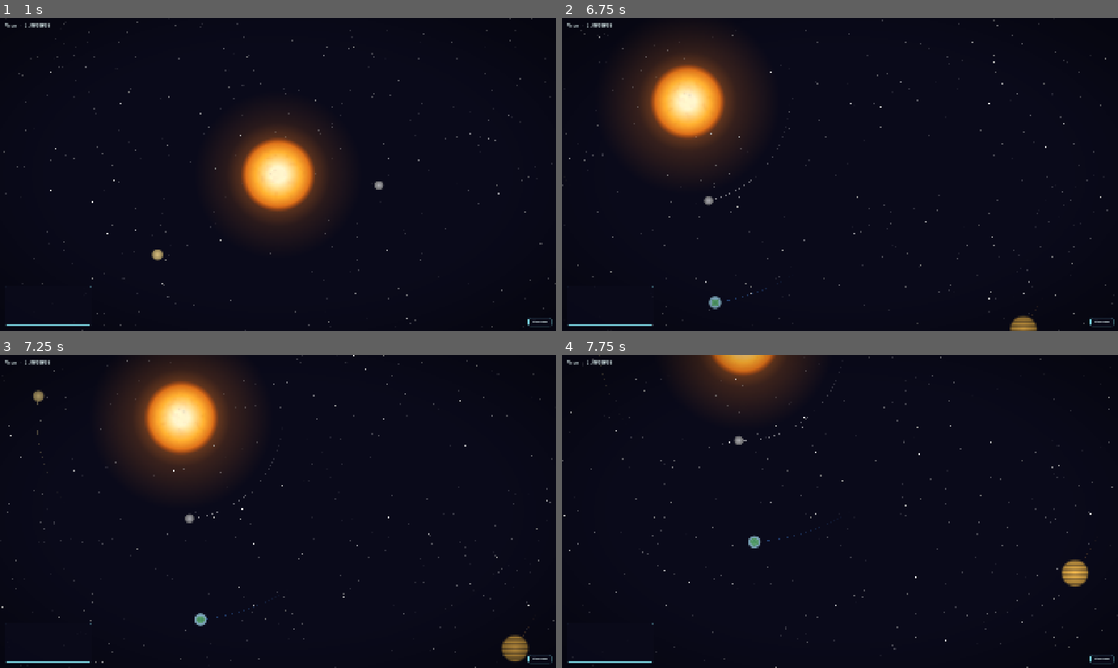
Above: before the commit, frames 1-4 (two rows, left to right).
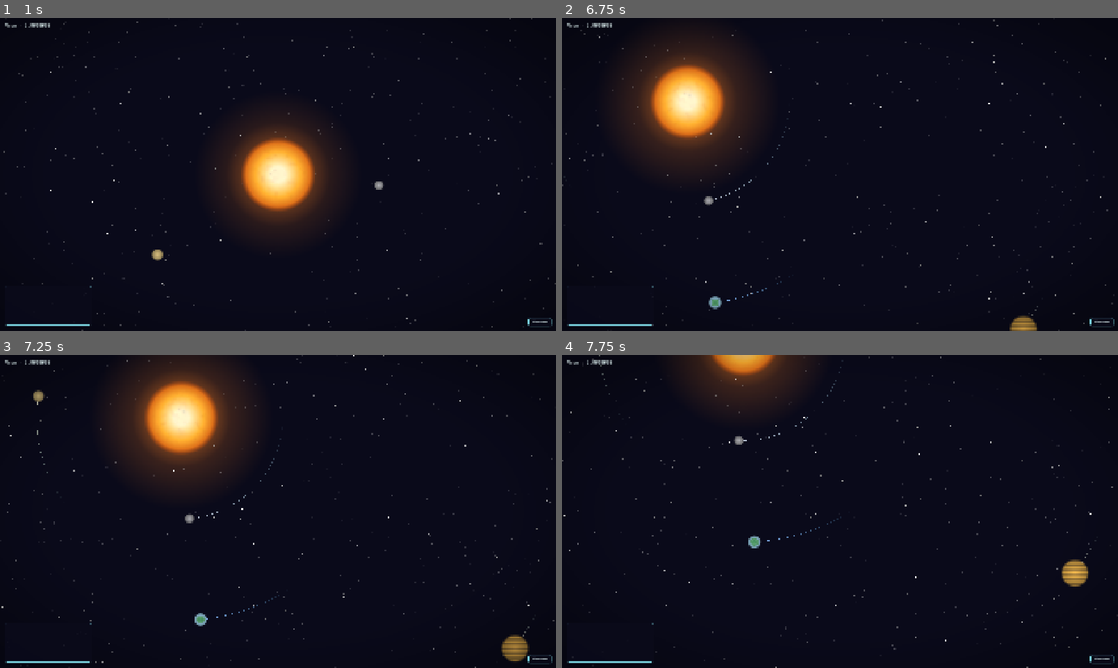
Above: after the commit, the same moments.

Repository: avantgardian/godot-space-idle
Game: Godot game, scene res://scenes/main_menu.tscn
Same seed, same stepped clock (60 frames per second), same inputs: the game is played once before the commit and once after it.
Inputs (mouse positions are in pixels of both pictures, inside the frame that each line leads up to):
- Up to frame 1 (1 s): click "New Game - Sandbox" at 0.5 s
- Up to frame 2 (6.75 s): click "Pause" at 1.25 s; click "Play" at 2 s; move the mouse to (962, 158) at 2.77 s; hold Right (ui_right) 2.78-3.5 s; tap L at 2.85, 4.35, 5.85 s; click (962, 158) at 2.92 s; drag from (728, 190) to (812, 237) at 3.52 s; move the mouse to (895, 105) at 4.27 s; hold Right (ui_right) 4.28-5 s; drag from (812, 237) to (673, 127) at 5.02 s; move the mouse to (1006, 221) at 5.77 s; hold Left (ui_left) 5.78-6.5 s; drag from (673, 127) to (756, 96) at 6.52 s
- Up to frame 3 (7.25 s): no input
- Up to frame 4 (7.75 s): move the mouse to (867, 511) at 7.27 s; hold Down (ui_down) from 7.28 s (still down); tap L at 7.35 s; click (867, 511) at 7.42 s

Frame 1 is identical in both runs. In frame 2, less than 0.1% of the frame differs, in the area x 27-86%, y 40-96%; in frame 3, less than 0.1%, in the area x 6-96%, y 14-90%; in frame 4, less than 0.1%.

Commit message:
Apply TRON design language to orbit trails (#85)
- trail_component.gd: additive CanvasItemMaterial + round joints/caps
- draw_utils.gd: new trail_head/trail_tail helpers tint TronPalette
  HULL_BRIGHT/HULL_LINE toward each planet's identity color
- orbital_body.gd: setup_trail(color) derives gradient via DrawUtils
- main.gd: call site passes planet.planet_color
- mercury/venus/earth/mars/jupiter/saturn/uranus/neptune: drop the
  obsolete @export trail_color0/trail_color1
- asteroid.gd: trail shifted to TronPalette.ACCENT (orange family)

Diff:
--- a/scripts/asteroid.gd
+++ b/scripts/asteroid.gd
@@ -1,6 +1,7 @@
 class_name Asteroid
 extends Node2D
 
+const PAL := preload("res://scripts/tron_palette.gd")
 const PLANET_GRAVITY_SCALE: float = 5.0
 const PLANET_MASS_EXPONENT: float = 0.3
 const PLANET_SOFTENING: float = 150.0
@@ -37,7 +38,11 @@
 func _ready():
 	_generate_texture()
 	_trail_component = _TRAIL.new()
-	_trail_component.setup(Color(1.0, 0.2, 0.05, 0.0), Color(1.0, 0.2, 0.05, 0.5), 1.0, 600)
+	var accent := PAL.ACCENT
+	_trail_component.setup(
+		Color(accent.r, accent.g, accent.b, 0.0),
+		Color(accent.r, accent.g, accent.b, 0.5),
+		1.0, 600)
 	add_child(_trail_component)
 
 func _generate_texture():
--- a/scripts/draw_utils.gd
+++ b/scripts/draw_utils.gd
@@ -1,5 +1,7 @@
 class_name DrawUtils
 extends RefCounted
+
+const PAL := preload("res://scripts/tron_palette.gd")
 
 # ---------------------------------------------------------------------------
 # TRON neon rendering helpers. Pure-draw utilities; callers own state
@@ -19,6 +21,16 @@
 
 # Default per-arc sampling resolution. Higher = smoother curved strokes.
 const ARC_RESOLUTION := 18
+
+# Orbit trail tint + alpha tuning (issue #85).
+# 2-stop cyan gradient: head = HULL_BRIGHT tinted toward the planet's
+# identity color (gradient stop 1, the newest end of the trail); tail =
+# HULL_LINE tinted toward identity with low alpha (stop 0, oldest end).
+# All trails render with additive blending (configured by TrailComponent).
+const TRAIL_HEAD_TINT  := 0.55
+const TRAIL_HEAD_ALPHA := 0.85
+const TRAIL_TAIL_TINT  := 0.35
+const TRAIL_TAIL_ALPHA := 0.0
 
 
 # 3-stroke neon passage. Pass any closed or open polyline; if you want a
@@ -109,3 +121,30 @@
 # for applying a pulsate_factor to a base TronPalette color.
 static func modulate_alpha(c: Color, factor: float) -> Color:
 	return Color(c.r, c.g, c.b, c.a * factor)
+
+
+# ---------------------------------------------------------------------------
+# Orbit trail color helpers (issue #85).
+# Trails use a 2-stop cyan gradient drawn from TronPalette tokens. To keep
+# planets visually distinguishable, the head and tail colors are a lerp from
+# the canonical TRON cyan toward the planet's identity color.
+# Head = HULL_BRIGHT tinted up to 55% toward planet_color (bright, drawn at
+# gradient stop 1 — the newest end of the trail). Tail = HULL_LINE tinted
+# 35% toward planet_color with low alpha (gradient stop 0 — the oldest end,
+# fades away). All trails render with additive blending (set up by
+# TrailComponent), so head brightness stacks against the near-black BG.
+static func trail_head(planet_color: Color) -> Color:
+	return Color(
+		lerpf(PAL.HULL_BRIGHT.r, planet_color.r, TRAIL_HEAD_TINT),
+		lerpf(PAL.HULL_BRIGHT.g, planet_color.g, TRAIL_HEAD_TINT),
+		lerpf(PAL.HULL_BRIGHT.b, planet_color.b, TRAIL_HEAD_TINT),
+		TRAIL_HEAD_ALPHA
+	)
+
+static func trail_tail(planet_color: Color) -> Color:
+	return Color(
+		lerpf(PAL.HULL_LINE.r, planet_color.r, TRAIL_TAIL_TINT),
+		lerpf(PAL.HULL_LINE.g, planet_color.g, TRAIL_TAIL_TINT),
+		lerpf(PAL.HULL_LINE.b, planet_color.b, TRAIL_TAIL_TINT),
+		TRAIL_TAIL_ALPHA
+	)
--- a/scripts/earth.gd
+++ b/scripts/earth.gd
@@ -2,8 +2,6 @@
 
 var planet_name: String = "Earth"
 var planet_color: Color = Color(0.3, 0.6, 1.0)
-@export var trail_color0: Color = Color(0.3, 0.6, 1.0, 0.0)
-@export var trail_color1: Color = Color(0.3, 0.6, 1.0, 0.4)
 @export var collision_flash: float = 1.0
 @export var collision_ring_color: Color = Color(0.3, 0.7, 1.0, 0.7)
 @export var collision_ring_width: float = 3.5
--- a/scripts/jupiter.gd
+++ b/scripts/jupiter.gd
@@ -2,8 +2,6 @@
 
 var planet_name: String = "Jupiter"
 var planet_color: Color = Color(0.85, 0.6, 0.3)
-@export var trail_color0: Color = Color(0.85, 0.6, 0.3, 0.0)
-@export var trail_color1: Color = Color(0.85, 0.6, 0.3, 0.4)
 @export var collision_flash: float = 2.0
 @export var collision_ring_color: Color = Color(0.85, 0.6, 0.3, 0.9)
 @export var collision_ring_width: float = 6.0
--- a/scripts/main.gd
+++ b/scripts/main.gd
@@ -46,7 +46,7 @@
 	]
 	for planet in _planet_data:
 		planet.collided_with_sun.connect(_on_planet_collided.bind(planet))
-		planet.setup_trail(planet.trail_color0, planet.trail_color1)
+		planet.setup_trail(planet.planet_color)
 	_collision_mgr = _COLLISION_MGR.new(_planet_data, _ASTEROID_SCRIPT, $ImpactFX, $UI/EventLog, _find_planet_idx, pm.trigger)
 
 func _show_planet_popup(planet_node: Node2D):
--- a/scripts/mars.gd
+++ b/scripts/mars.gd
@@ -2,8 +2,6 @@
 
 var planet_name: String = "Mars"
 var planet_color: Color = Color(0.85, 0.35, 0.15)
-@export var trail_color0: Color = Color(0, 0, 0, 0.0)
-@export var trail_color1: Color = Color(1.0, 0.6, 0.1, 0.4)
 @export var collision_flash: float = 0.7
 @export var collision_ring_color: Color = Color(0.9, 0.4, 0.15, 0.5)
 @export var collision_ring_width: float = 2.0
--- a/scripts/mercury.gd
+++ b/scripts/mercury.gd
@@ -2,8 +2,6 @@
 
 var planet_name: String = "Mercury"
 var planet_color: Color = Color(0.7, 0.7, 0.7)
-@export var trail_color0: Color = Color(1, 1, 1, 0.0)
-@export var trail_color1: Color = Color(1, 1, 1, 0.5)
 @export var collision_flash: float = 0.6
 @export var collision_ring_color: Color = Color(1, 0.9, 0.6, 0.5)
 @export var collision_ring_width: float = 2.0
--- a/scripts/neptune.gd
+++ b/scripts/neptune.gd
@@ -2,8 +2,6 @@
 
 var planet_name: String = "Neptune"
 var planet_color: Color = Color(0.2, 0.3, 0.85)
-@export var trail_color0: Color = Color(0.2, 0.3, 0.85, 0.0)
-@export var trail_color1: Color = Color(0.2, 0.3, 0.85, 0.4)
 @export var collision_flash: float = 1.3
 @export var collision_ring_color: Color = Color(0.2, 0.3, 0.85, 0.6)
 @export var collision_ring_width: float = 3.0
--- a/scripts/orbital_body.gd
+++ b/scripts/orbital_body.gd
@@ -3,6 +3,7 @@
 
 const _TEX := preload("res://scripts/texture_utils.gd")
 const _TRAIL := preload("res://scripts/trail_component.gd")
+const DU := preload("res://scripts/draw_utils.gd")
 var _sprite: Sprite2D
 
 @export var orbit_radius: float = 500.0
@@ -39,9 +40,11 @@
 	_generate_texture()
 	_reset()
 
-func setup_trail(color0: Color, color1: Color):
+func setup_trail(color: Color):
 	_trail_component = _TRAIL.new()
-	_trail_component.setup(color0, color1, 1.5, trail_max)
+	var head := DU.trail_head(color)
+	var tail := DU.trail_tail(color)
+	_trail_component.setup(tail, head, 1.5, trail_max)
 	add_child(_trail_component)
 
 func _generate_texture():
--- a/scripts/saturn.gd
+++ b/scripts/saturn.gd
@@ -1,8 +1,6 @@
 extends OrbitalBody
 var planet_name: String = "Saturn"
 var planet_color: Color = Color(0.8, 0.7, 0.4)
-@export var trail_color0: Color = Color(0.8, 0.7, 0.4, 0.0)
-@export var trail_color1: Color = Color(0.8, 0.7, 0.4, 0.4)
 @export var collision_flash: float = 1.8
 @export var collision_ring_color: Color = Color(0.8, 0.7, 0.4, 0.8)
 @export var collision_ring_width: float = 5.0
--- a/scripts/trail_component.gd
+++ b/scripts/trail_component.gd
@@ -14,6 +14,14 @@
 	_line.width = width
 	_line.antialiased = true
 	_line.z_index = -1
+	_line.joint_mode = Line2D.LINE_JOINT_ROUND
+	_line.begin_cap_mode = Line2D.LINE_CAP_ROUND
+	_line.end_cap_mode = Line2D.LINE_CAP_ROUND
+	# Additive blend so trail brightness stacks against the near-black BG
+	# (TRON-design convention — see AGENTS.md "Additive blending").
+	var mat := CanvasItemMaterial.new()
+	mat.blend_mode = CanvasItemMaterial.BLEND_MODE_ADD
+	_line.material = mat
 	var grad := Gradient.new()
 	grad.set_color(0, color0)
 	grad.set_color(1, color1)
--- a/scripts/uranus.gd
+++ b/scripts/uranus.gd
@@ -2,8 +2,6 @@
 
 var planet_name: String = "Uranus"
 var planet_color: Color = Color(0.4, 0.7, 0.9)
-@export var trail_color0: Color = Color(0.4, 0.7, 0.9, 0.0)
-@export var trail_color1: Color = Color(0.4, 0.7, 0.9, 0.4)
 @export var collision_flash: float = 1.2
 @export var collision_ring_color: Color = Color(0.4, 0.7, 0.9, 0.6)
 @export var collision_ring_width: float = 3.0
--- a/scripts/venus.gd
+++ b/scripts/venus.gd
@@ -2,8 +2,6 @@
 
 var planet_name: String = "Venus"
 var planet_color: Color = Color(0.95, 0.85, 0.5)
-@export var trail_color0: Color = Color(1, 0.9, 0.6, 0.0)
-@export var trail_color1: Color = Color(1, 0.9, 0.6, 0.4)
 @export var collision_flash: float = 0.8
 @export var collision_ring_color: Color = Color(1, 0.8, 0.4, 0.6)
 @export var collision_ring_width: float = 3.0
